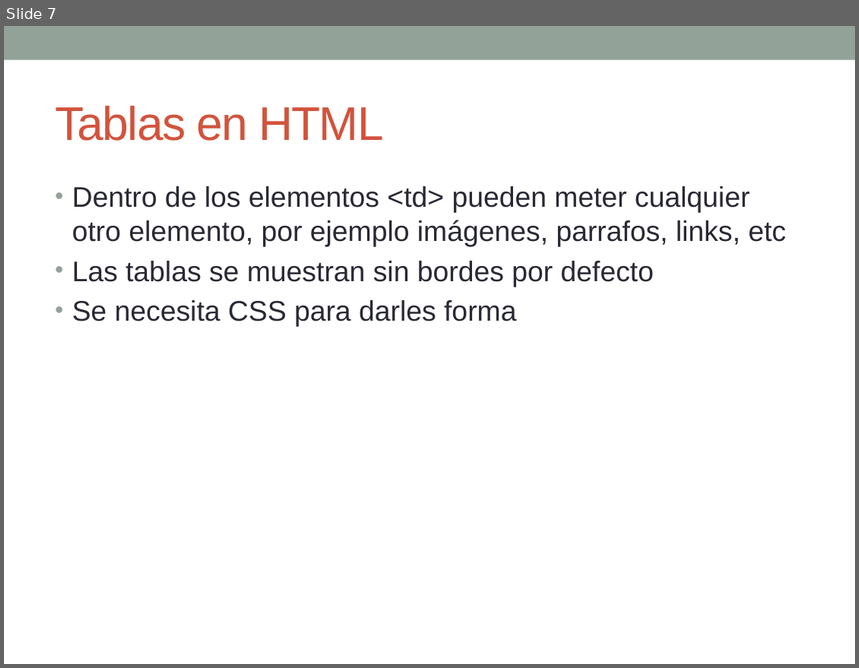
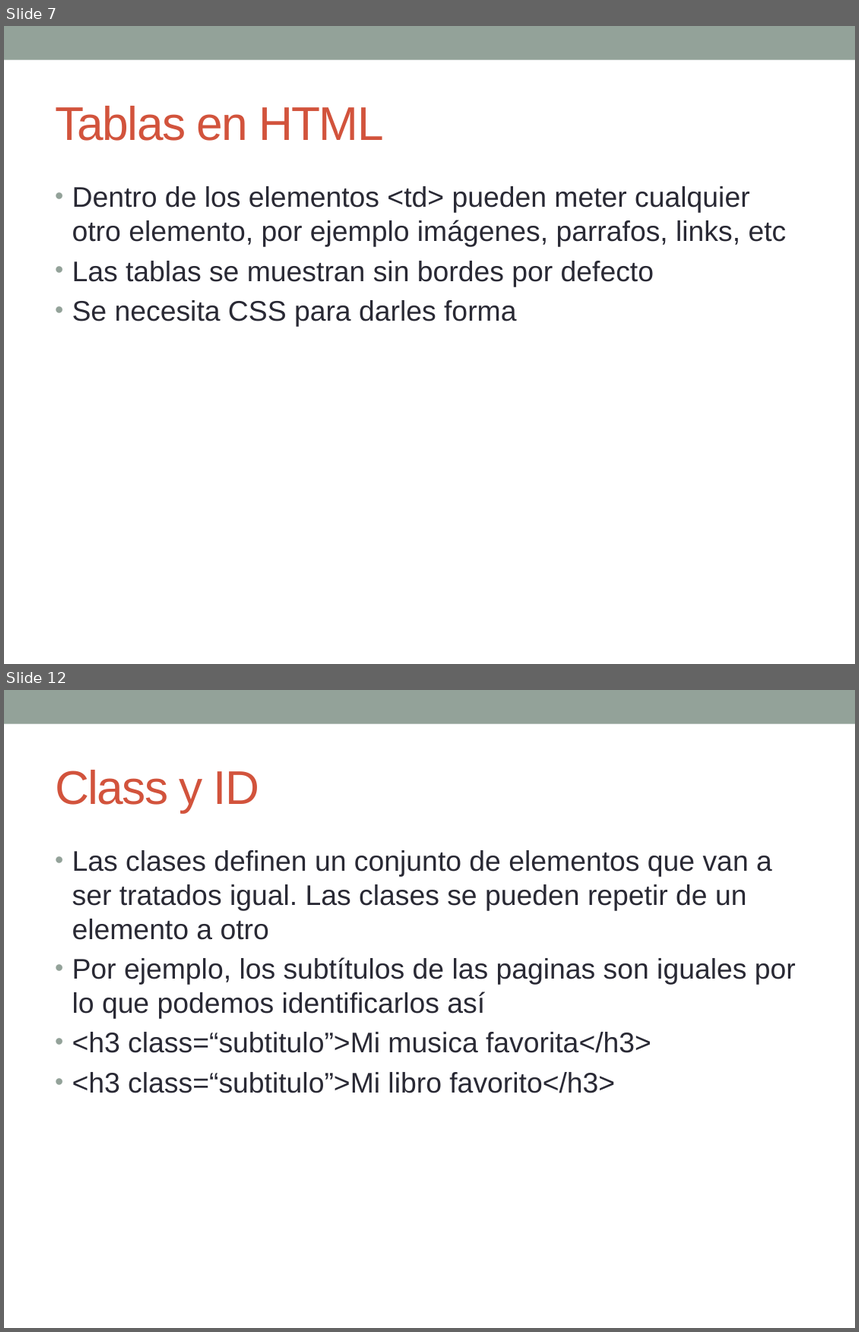
Before and after one commit to esolorzanob/UPI_Diseno, a slide deck: Semana 3.pptx. Shown one above the other, each under a label of ours: slide 7 before the commit, slides 7 and 12 after it; the slides between them are not shown. The pictures are 859x668 and 859x1332 pixels, drawn with LibreOffice and Linux fonts; fonts in the diff are those of the drawing. Boxes give left, top, right and bottom in pixels: in the first picture for what was removed or moved away, otherwise in the second. Text is boxed around its words. In the diff, an @@ line names an element or a change of style, - is before the commit and + after.

```diff
--- a/Semana 3.pptx
+++ b/Semana 3.pptx
@@ slide 12 added at [4,690,855,1328], background #FFFFFF; not listed: 1 template element that a slide beside it also shows @@
@@ title added at [55,770,260,813], 40 pt, text #D2533C @@
+Class y ID
@@ text added at [72,850,796,1094], 24 pt, text #292934 @@
+• Las clases definen un conjunto de elementos que van a ser tratados igual. Las clases se pueden repetir de un elemento a otro
+• Por ejemplo, los subtítulos de las paginas son iguales por lo que podemos identificarlos así
+• <h3 class=“subtitulo”>Mi musica favorita</h3>
+• <h3 class=“subtitulo”>Mi libro favorito</h3>
```
Also in this commit, not shown: 2 slides changed, 8 other slides added, 1 slide removed, 4 other files.
